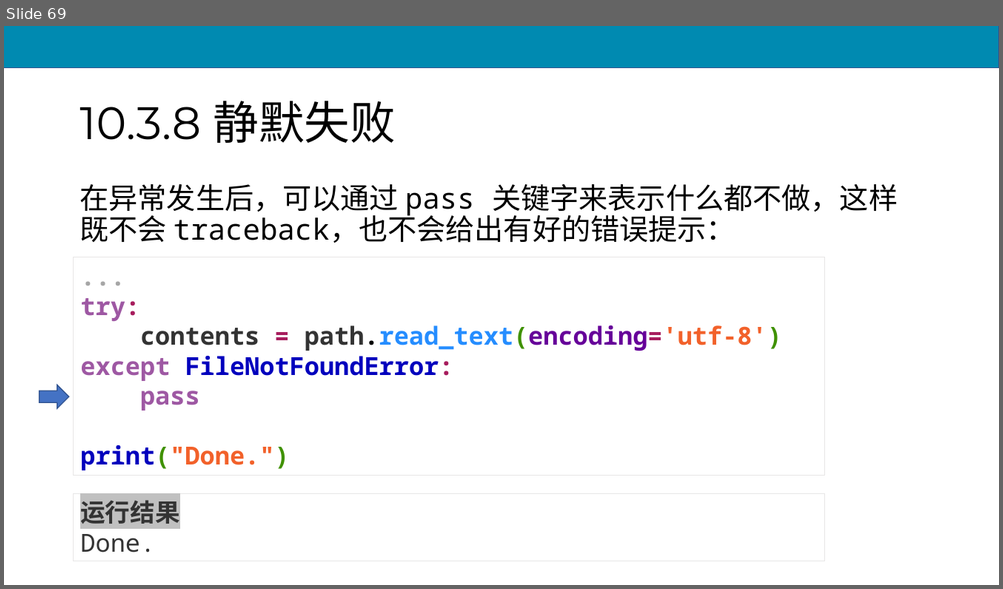
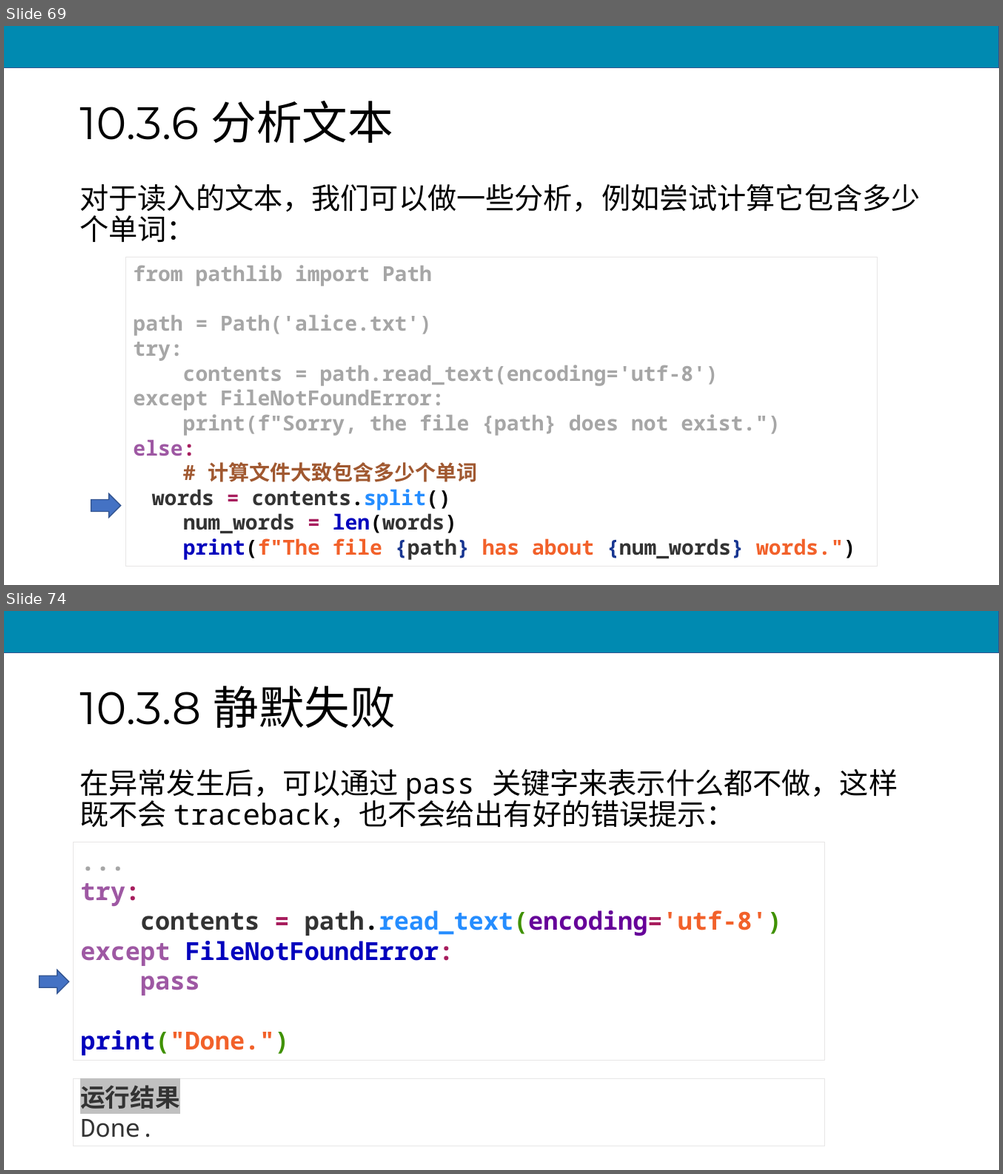
Before and after one commit to scruel/pcc_3e_slides, a slide deck: PPT/python10.pptx. Shown one above the other, each under a label of ours: slide 69 before the commit, slides 69 and 74 after it; the slides between them are not shown. The pictures are 1003x589 and 1003x1174 pixels, drawn with LibreOffice and Linux fonts; fonts in the diff are those of the drawing. Boxes give left, top, right and bottom in pixels: in the first picture for what was removed or moved away, otherwise in the second. Text is boxed around its words. In the diff, an @@ line names an element or a change of style, - is before the commit and + after.

```diff
--- a/PPT/python10.pptx
+++ b/PPT/python10.pptx
@@ slide 69 added at <box>4,26,999,585</box>, background #FFFFFF; not listed: 1 template element that a slide beside it also shows @@
@@ title added at <box>79,101,392,143</box>, 44 pt, text #000000 @@
+10.3.6 分析文本
@@ text added at <box>79,184,919,242</box>, 28 pt, text #000000 @@
+对于读入的文本，我们可以做一些分析，例如尝试计算它包含多少个单词：
@@ rectangle added at <box>125,258,877,566</box>, outline #E7E6E6 0.75 pt, 20 pt, text #A6A6A6, bold @@
+from pathlib import Path
+path = Path('alice.txt')
+try:
+contents = path.read_text(encoding='utf-8')
+except FileNotFoundError:
+print(f"Sorry, the file {path} does not exist.")
+else:
+# 计算文件大致包含多少个单词
+words = contents.split()
+num_words = len(words)
+print(f"The file {path} has about {num_words} words.")
@@ right arrow added at <box>91,494,121,518</box>, fill #4472C4, outline #325491 1 pt @@
@@ what was slide 69 is now slide 74 @@
```
Also in this commit, not shown: 6 slides changed, 4 other slides added, 5 other files.
